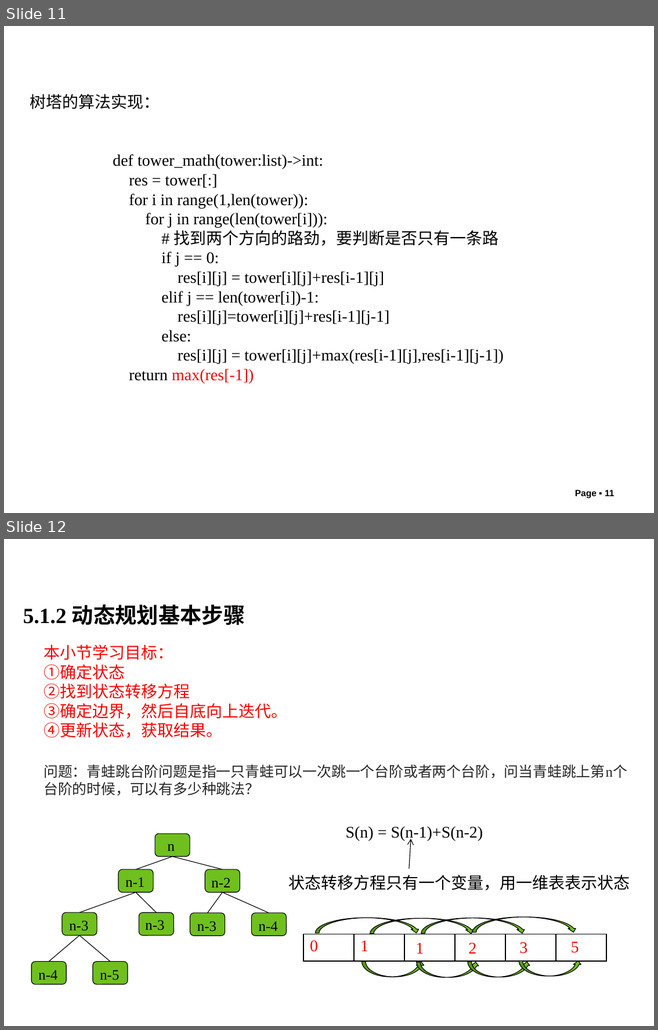
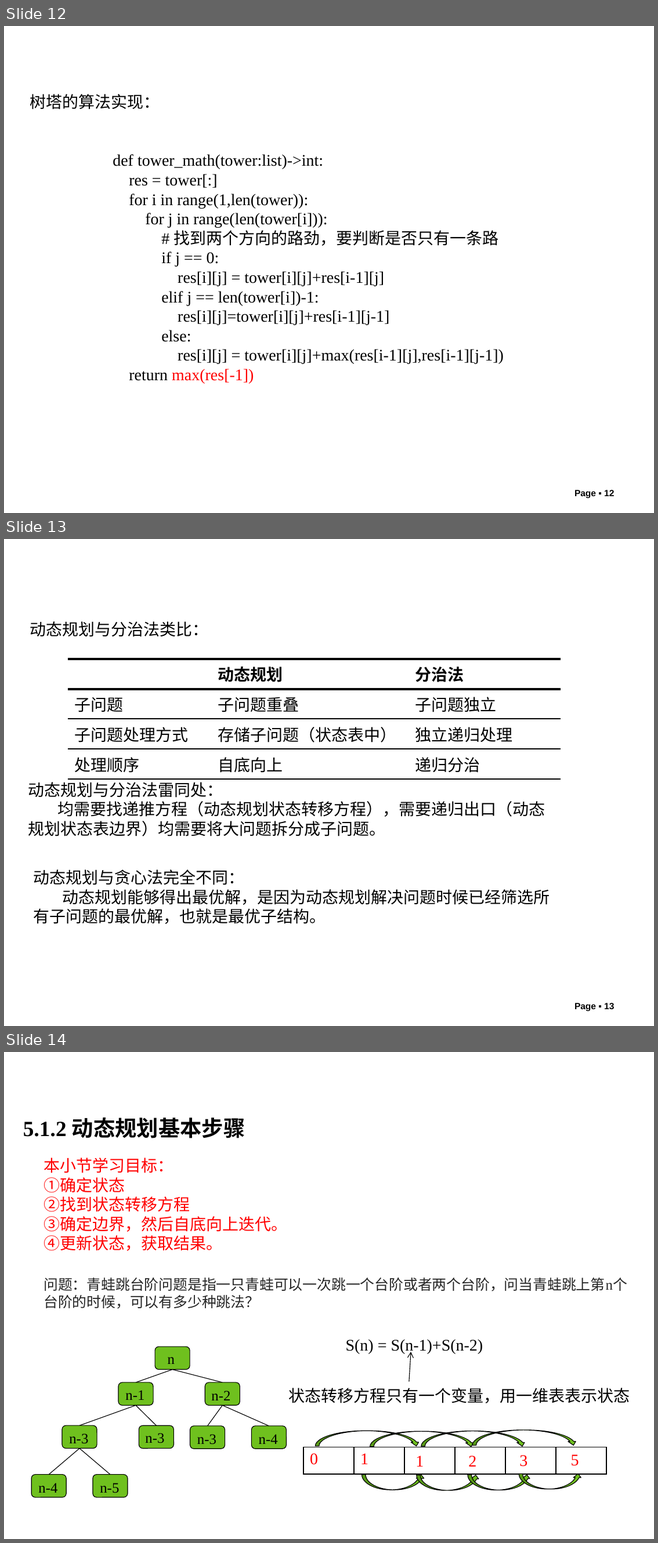
Before and after one commit to liutongling/DP, a slide deck: file/第5章 动态规划法.pptx. Shown one above the other, each under a label of ours: slides 11 and 12 before the commit, slides 12, 13 and 14 after it. The pictures are 658x1030 and 658x1543 pixels, drawn with LibreOffice and Linux fonts; fonts in the diff are those of the drawing; background and template pictures are left out. Boxes give left, top, right and bottom in pixels: in the first picture for what was removed or moved away, otherwise in the second. Text is boxed around its words. In the diff, an @@ line names an element or a change of style, - is before the commit and + after.

```diff
--- a/file/第5章 动态规划法.pptx
+++ b/file/第5章 动态规划法.pptx
@@ slide 13 added at <box>4,539,654,1026</box>, background #FFFFFF @@
@@ text added at <box>30,621,209,637</box>, 18 pt, text #000000 @@
+动态规划与分治法类比：
@@ table added at <box>68,659,560,775</box>, 4 rows, 3 columns @@
+ | 动态规划 | 分治法
+子问题 | 子问题重叠 | 子问题独立
+子问题处理方式 | 存储子问题（状态表中） | 独立递归处理
+处理顺序 | 自底向上 | 递归分治
@@ text added at <box>28,782,545,837</box>, 18 pt, text #000000 @@
+动态规划与分治法雷同处：
+均需要找递推方程（动态规划状态转移方程），需要递归出口（动态规划状态表边界）均需要将大问题拆分成子问题。
@@ text added at <box>34,870,550,924</box>, 18 pt, text #000000 @@
+动态规划与贪心法完全不同：
+动态规划能够得出最优解，是因为动态规划解决问题时候已经筛选所有子问题的最优解，也就是最优子结构。
@@ page number added at <box>574,1003,614,1012</box>, 10 pt, text #000000, bold @@
+Page ▪ 13
@@ what was slide 11 is now slide 12 @@
@@ page number at <box>574,490,614,499</box>: text changed @@
-Page ▪ 11
+Page ▪ 12
@@ what was slide 12 is now slide 14 @@
```
Also in this commit, not shown: 3 slides changed, 15 other slides added, 2 other files.
